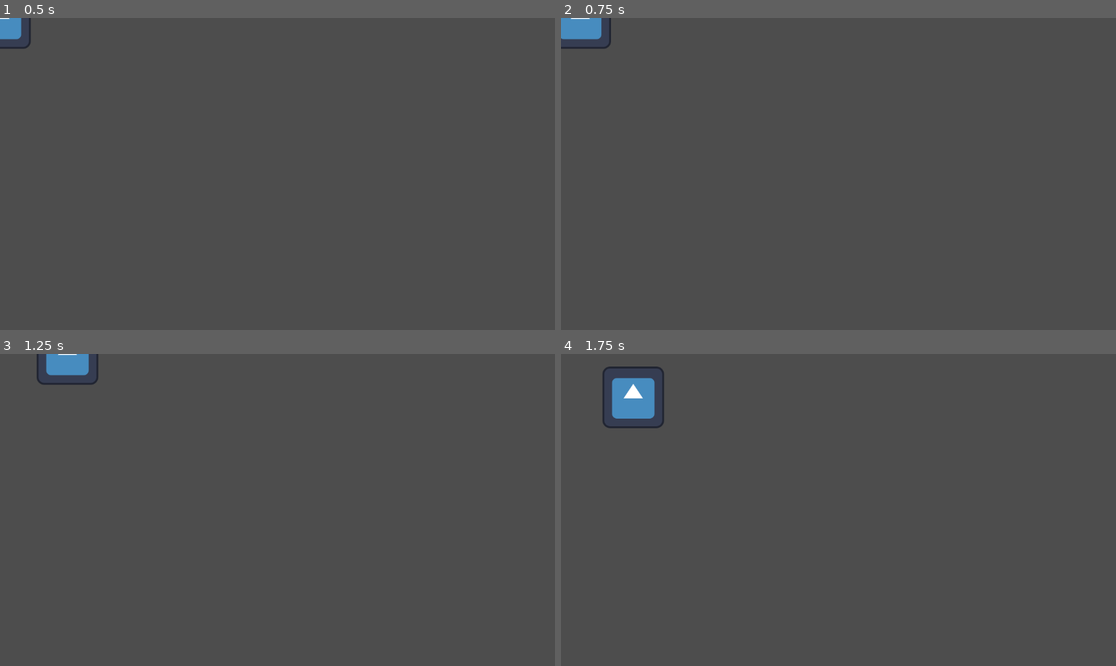
Above: before the commit, frames 1-4 (two rows, left to right).
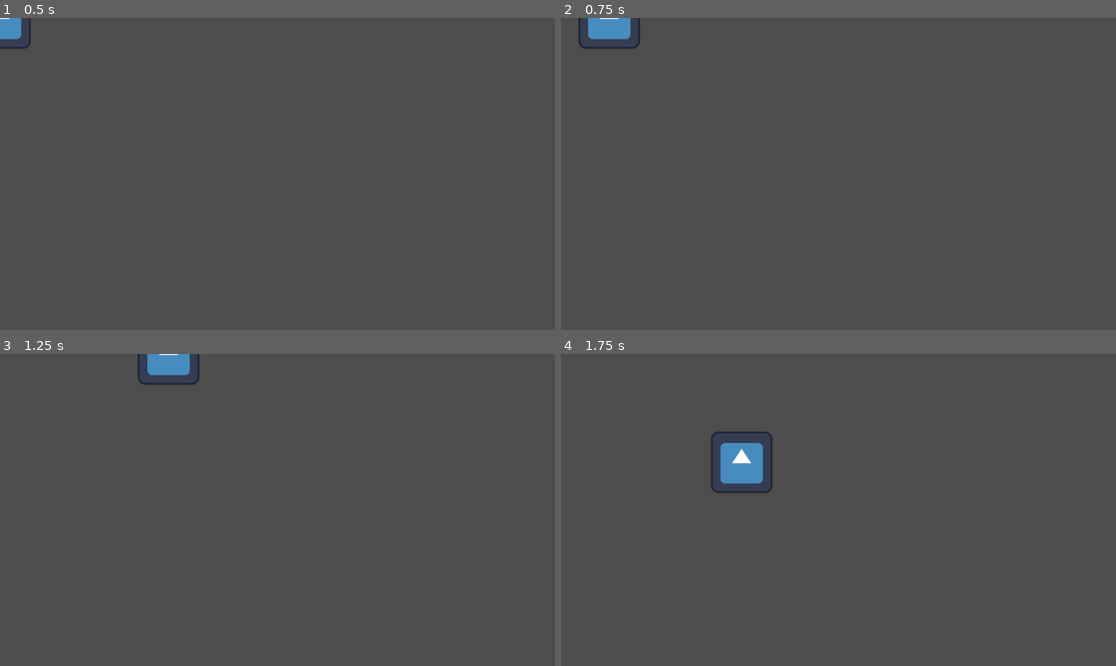
Above: after the commit, the same moments.

Repository: Tausva/StubbornBoba
Game: Godot game, scene res://Scenes/game_scene.tscn
The game is run twice, just before and just after one commit, with the same random seed, the same clock (stepped at 60 frames per second) and the same inputs. The engine's default icon, where the game draws it, is replaced by a stand-in: a white triangle on a blue panel in a dark square.
Inputs:
- Up to frame 1 (0.5 s): no input
- Up to frame 2 (0.75 s): tap Enter at 0.5 s; hold Right (bubble_right) from 0.53 s (still down)
- Up to frame 3 (1.25 s): keep holding Right (bubble_right)
- Up to frame 4 (1.75 s): release Right (bubble_right) at 1.28 s; hold Down (bubble_down) from 1.28 s (still down)

Frame 1 is identical in both runs. In frame 2, 0.8% of the frame differs, in the area x 0-15%, y 0-10%; in frame 3, 1.3%; in frame 4, 2.6%, in the area x 7-39%, y 4-45%.

Commit message:
change speed

Diff:
--- a/Scenes/bubble.gd
+++ b/Scenes/bubble.gd
@@ -1,7 +1,7 @@
 extends Node2D
 
 
-@export var speed:int = 200
+@export var speed:int = 500
 
 func _ready() -> void:
 	pass # Replace with function body.
@@ -9,12 +9,10 @@
 
 # Called every frame. 'delta' is the elapsed time since the previous frame.
 func _process(delta: float) -> void:
-	#var directions = Input.get_vector("bubble_left","bubble_right","bubble_up","bubble_down")
-	#position += directions * speed * delta
 	pass
 
 
 func _physics_process(delta: float) -> void:
 	var direction = Input.get_vector("bubble_left", "bubble_right", "bubble_up", "bubble_down")
 	if direction != Vector2.ZERO:
-		position += direction.normalized() * speed * delta#func _on_move_request(direction: Vector2)
+		position += direction.normalized() * speed * delta
